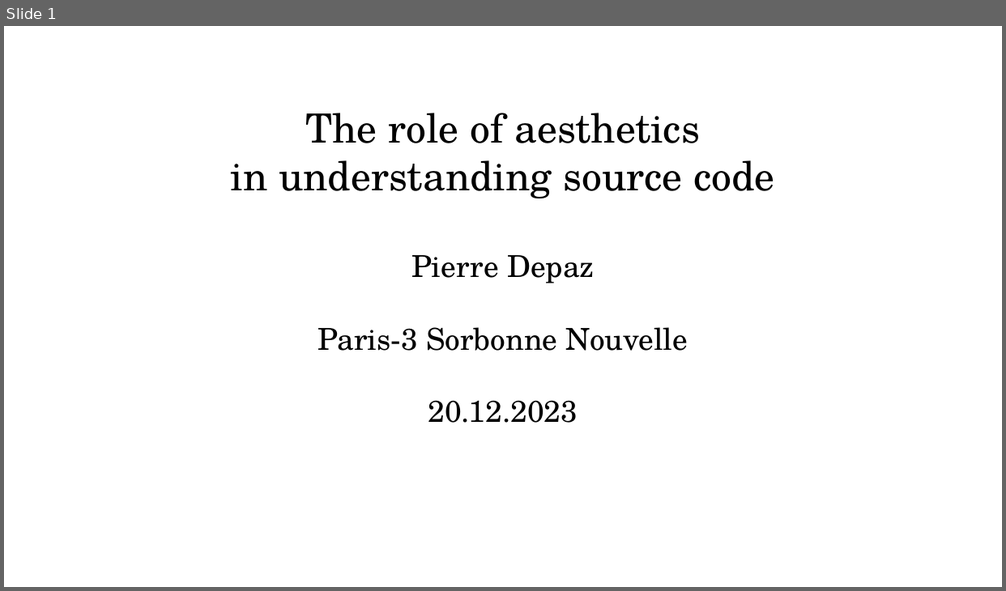
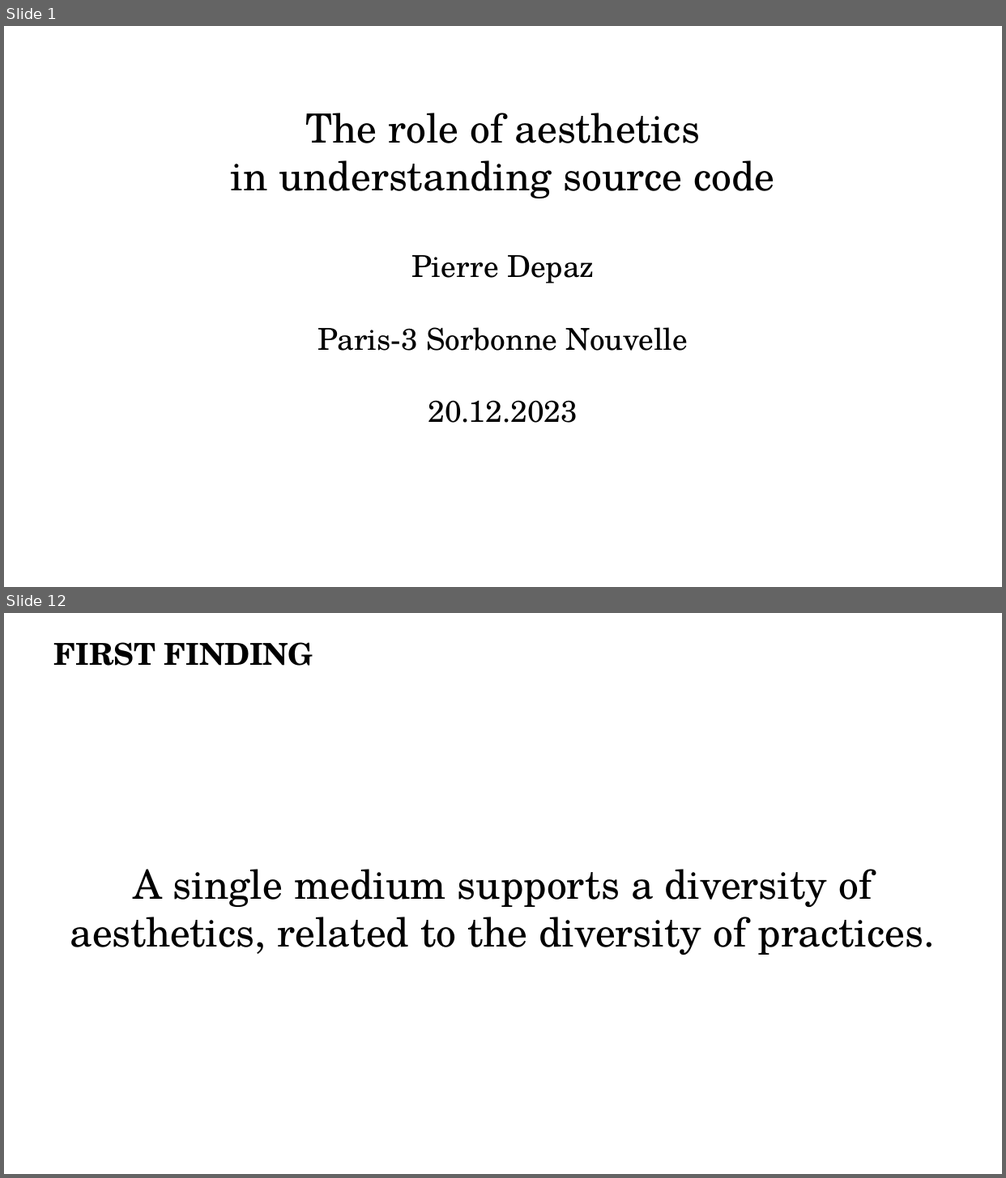
Before and after one commit to periode/thesis, a slide deck: jury/soutenance/Soutenance.odp. Shown one above the other, each under a label of ours: slide 1 before the commit, slides 1 and 12 after it; the slides between them are not shown. The pictures are 1006x591 and 1006x1178 pixels, drawn with LibreOffice and Linux fonts; fonts in the diff are those of the drawing. Boxes give left, top, right and bottom in pixels: in the first picture for what was removed or moved away, otherwise in the second. Text is boxed around its words. In the diff, an @@ line names an element or a change of style, - is before the commit and + after.

```diff
--- a/jury/soutenance/Soutenance.odp
+++ b/jury/soutenance/Soutenance.odp
@@ slide 12 added at (4, 613, 1002, 1174), background #FFFFFF @@
@@ title added at (54, 642, 313, 666), 24 pt, text #000000, bold @@
+FIRST FINDING
@@ subtitle added at (70, 869, 936, 956), 32 pt, text #000000 @@
+A single medium supports a diversity of aesthetics, related to the diversity of practices.
```
Also in this commit, not shown: 12 slides changed, 23 other slides added, 12 slides removed, 7 other files.
